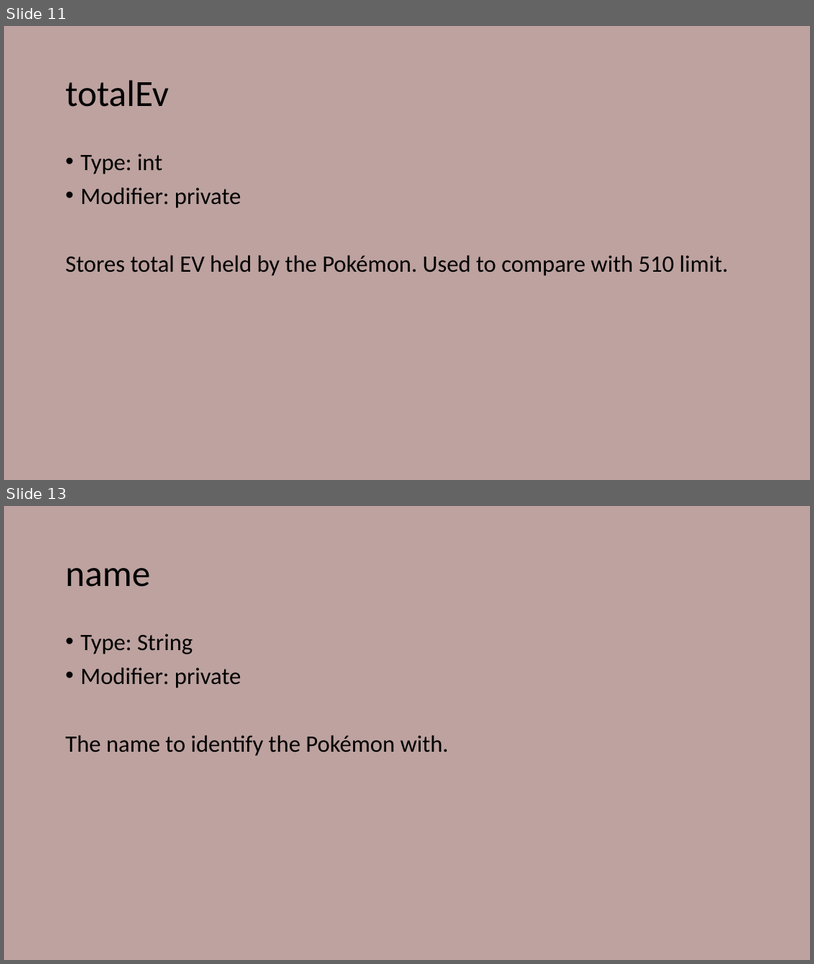
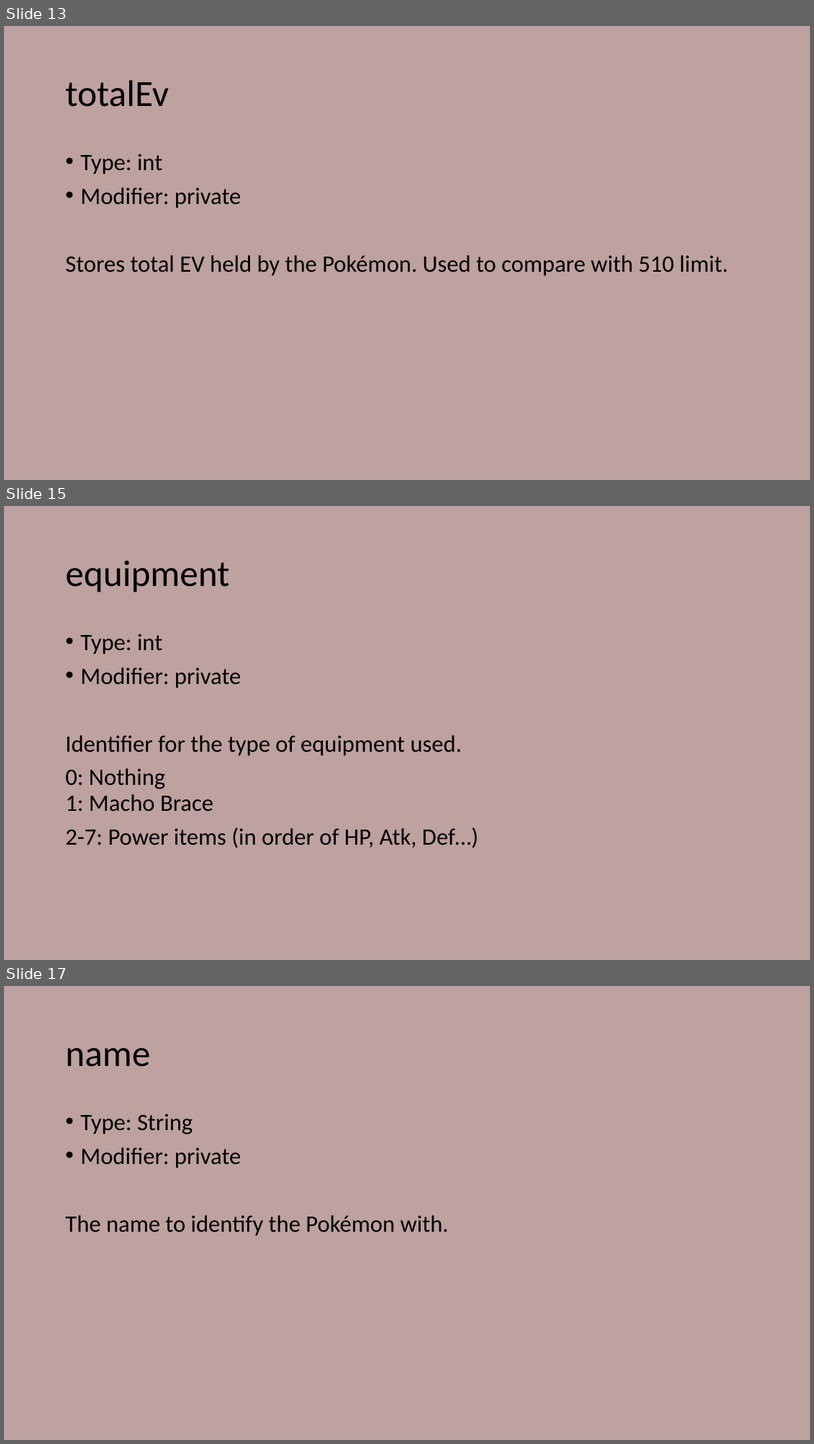
Before and after one commit to Ellime/PokemonEVCounter, a slide deck: Outline_PokemonEVCounterApp.pptx. Shown one above the other, each under a label of ours: slides 11 and 13 before the commit, slides 13, 15 and 17 after it; the slides between them are not shown. The pictures are 814x964 and 814x1444 pixels, drawn with LibreOffice and Linux fonts; fonts in the diff are those of the drawing. Boxes give left, top, right and bottom in pixels: in the first picture for what was removed or moved away, otherwise in the second. Text is boxed around its words. In the diff, an @@ line names an element or a change of style, - is before the commit and + after.

```diff
--- a/Outline_PokemonEVCounterApp.pptx
+++ b/Outline_PokemonEVCounterApp.pptx
@@ slide 15 added at [4,506,810,960], background #BDA29F @@
@@ title added at [65,560,229,592], 44 pt, text #000000 @@
+equipment
@@ text added at [65,633,478,848], 28 pt, text #000000 @@
+• Type: int
+• Modifier: private
+Identifier for the type of equipment used.
+0: Nothing
+1: Macho Brace
+2-7: Power items (in order of HP, Atk, Def…)
@@ what was slide 11 is now slide 13 @@
@@ what was slide 13 is now slide 17 @@
```
Also in this commit, not shown: 8 slides changed, 6 other slides added, 1 slide removed.
